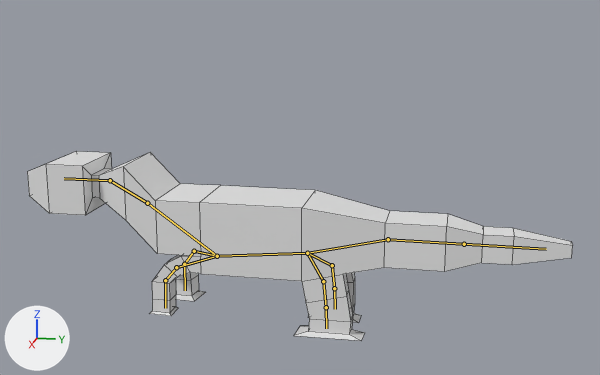
A saved change to the Blender file Starve Island/Assets/Enemies/Goat/Goat.blend.
Both versions are drawn from a 50 mm camera at (56.1, -2.6, 24.1) aimed at (0.0, -13.8, 10.0). Every picture has the same lights, and +X, +Y and +Z are marked at lower left. The bones that bend it are drawn over the model as lines. Mesh edges are drawn as thin lines.
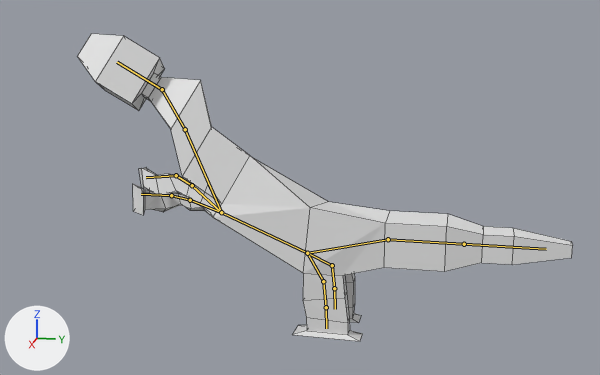
The newer file adds an action. The first version stands in its rest pose; the second is drawn at frame 19 of the action 'ArmatureAction'.

Pixel boxes (x1, y1, x2, y2) of what changed, in the pictures (600 x 375 px):
'Cube', posed (9% narrower, 61% taller): before (27, 151, 573, 341); after (77, 34, 573, 341)
bone 'Bone', root to tip: before (307, 253) to (217, 256); after (307, 253) to (221, 212)
bone 'Bone.014', root to tip: before (194, 251) to (184, 264); after (190, 200) to (171, 195)
bone 'Bone.015', root to tip: before (184, 264) to (185, 290); after (171, 195) to (141, 194)
bone 'Bone.016', root to tip: before (217, 256) to (176, 267); after (221, 212) to (192, 185)
bone 'Bone.017', root to tip: before (176, 267) to (165, 280); after (192, 185) to (176, 175)

The change in detail:
Bone 'Bone' (bone_bone) turns from (0, 0, 0) to (-32, 13, -18) degrees about its own x, y and z.
Bone 'Bone.014' (bone_bone_014) turns from (0, 0, 0) to (-2, -6, -40) degrees about its own x, y and z.
Bone 'Bone.015' (bone_bone_015) turns from (0, 0, 0) to (-4, -11, -26) degrees about its own x, y and z.
Bone 'Bone.016' (bone_bone_016) turns from (0, 0, 0) to (-20, -13, 11) degrees about its own x, y and z.
Bone 'Bone.017' (bone_bone_017) turns from (0, 0, 0) to (-12, -4, 27) degrees about its own x, y and z.
